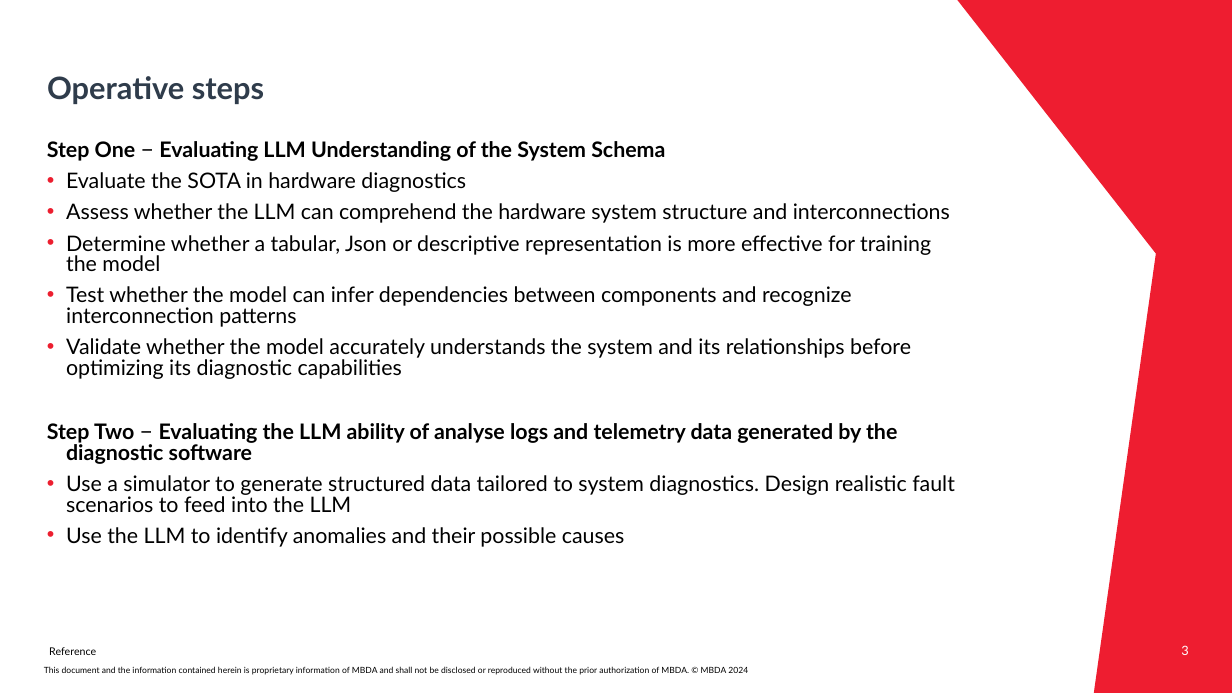
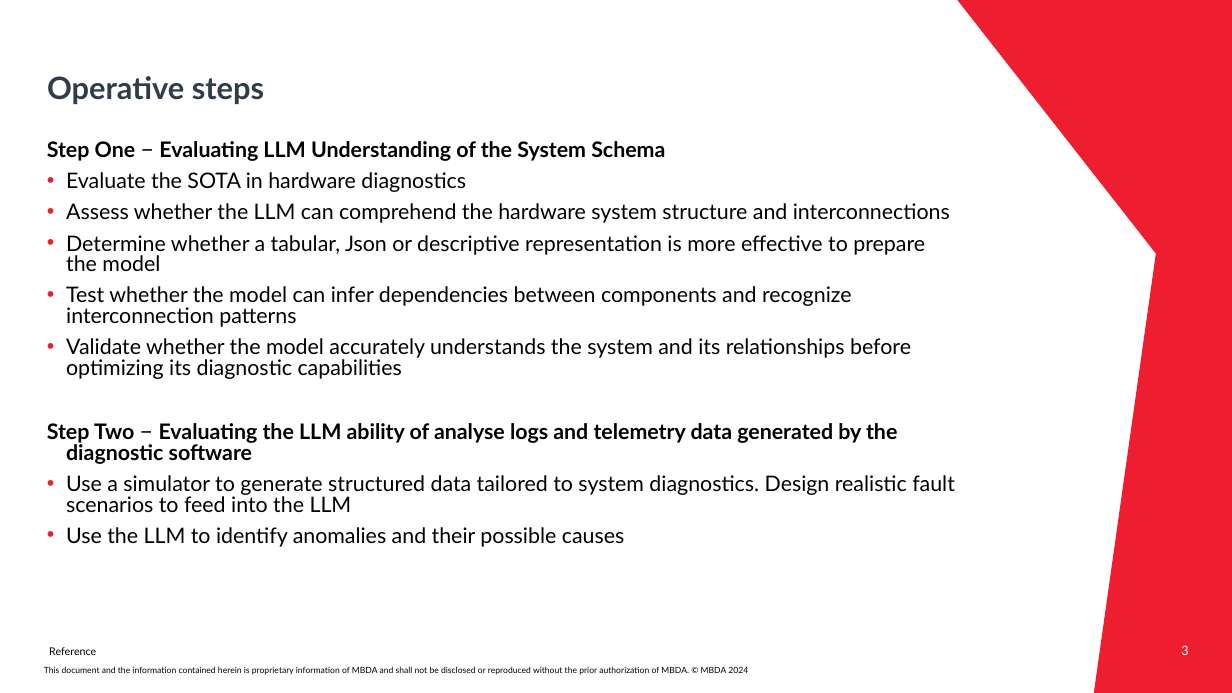
Before and after one commit to Mqtth3w/master-thesis-mbda-unipr, a slide deck: slide 3 of Presentation_Gianvenuti.pptx. Drawn at 1232x693 pixels with LibreOffice and Linux fonts; fonts in the diff are those of the drawing; background and template pictures are left out. Boxes give left, top, right and bottom in pixels: in the first picture for what was removed or moved away, otherwise in the second. Text is boxed around its words. In the diff, an @@ line names an element or a change of style, - is before the commit and + after.

```diff
--- a/Presentation_Gianvenuti.pptx
+++ b/Presentation_Gianvenuti.pptx
@@ text at bbox=[66, 235, 925, 271]: text changed @@
-• Determine whether a tabular, Json or descriptive representation is more effective for training the model
+• Determine whether a tabular, Json or descriptive representation is more effective to prepare the model
```
Also in this commit, not shown: 2 other slides changed, 1 other file.
